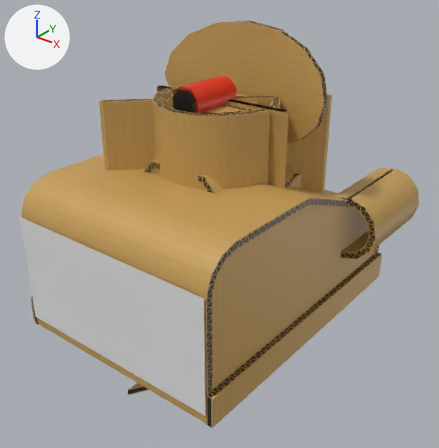
A saved change to the glTF model assets/models/all.glb.
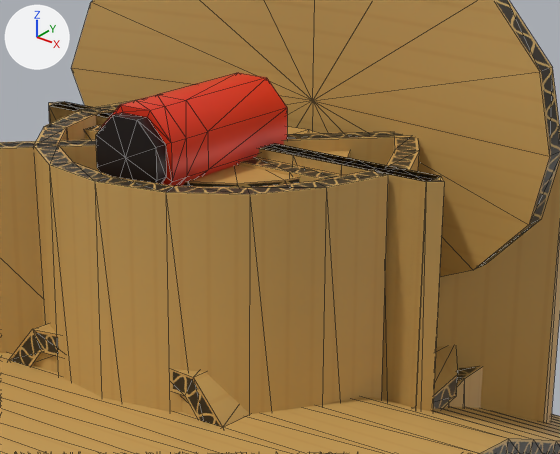
There are two pictures of each version: one whole from a 50 mm lens placed at (2.37, -2.94, 2.47), pointed at (-0.02, 0.05, 0.62), one close up on the part from 32% to 75% of the width and 11% to 45% of the height. The lights are fixed; the arrows at upper left show +X, +Y and +Z. The close-ups show mesh edges as thin lines. Vertices at the same position are counted once.

Objects in the first close-up: 'door_frame', 'grid-wall', 'grid-wall-cylinder', 'grid-wall-cylinder-stack', 'grid-wall-diag', 'robot-charge-attack', 'robot-radar-base', 'robot-radar-rotative', 'robot-turret-canon'.
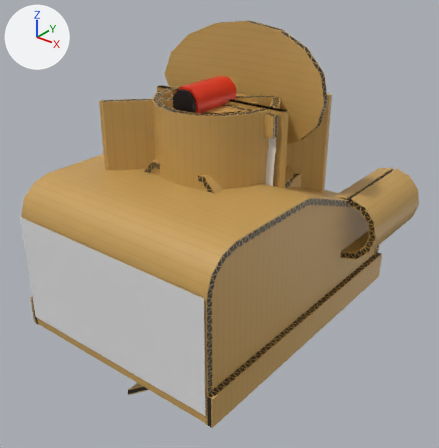
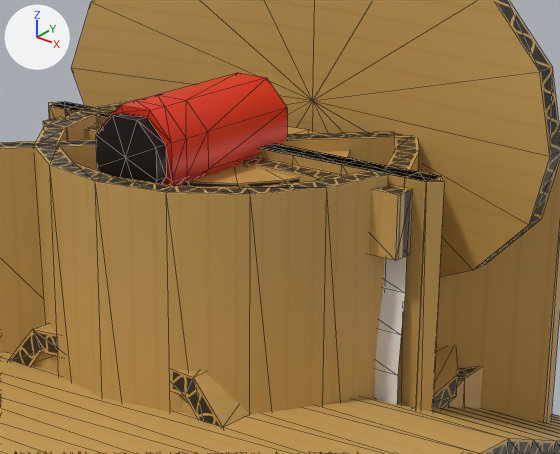
The change, as a list of edits to the scene's bpy script:
```text
Change me_plane_006:
    where me_plane_006.from_pydata(...)  # 72 vertices, 128 faces; spans x -0.5..0.5, y -0.08..0.03, z 0.0..1.52
    used by ob_door_frame; location = (0.0, 0.0, 0.0)
    me_plane_006 part 1
    13 vertices are removed from x -0.3..0.3, y -0.03..0.03, z 0.0..1.52
    47 faces are deleted
    6 vertices in x -0.3..0.18, y -0.03..0.03, z 1.3 move by (0.0, 0.0, 0.05)
    4 vertices in x 0.4, y -0.02..0.03, z 0.0..1.52 move by (0.05, 0.0, 0.0)
    4 vertices in x -0.4, y -0.03..0.02, z 0.0..1.52 move by (-0.05, 0.0, 0.0)
    4 vertices in x 0.35, y -0.07..-0.02, z 1.37..1.5 move by (0.12, 0.0, 0.0)
    4 vertices in x 0.21, y -0.07..-0.02, z 1.37..1.5 move by (0.07, 0.0, 0.0)
    4 vertices in x 0.07, y -0.07..-0.02, z 1.37..1.5 move by (0.02, 0.0, 0.0)
    13 vertices move from x -0.35..0.3, y -0.08..-0.02, z 1.37..1.52 to x -0.47..0.45, y -0.08..-0.02, z 1.35..1.5
    7 vertices are added at x -0.45..0.45, y -0.03..0.03, z 1.35..1.52
    6 new vertices lie (0.0, 0.0, -0.17) away from vertices in x -0.3..0.3, y -0.03..0.03, z 1.52
    47 new faces join them
    me_plane_006 part 2: 81 kept faces spanning x -0.5..0.5, y -0.08..0.03, z 0.0..1.52 get new texture (UV) coordinates
Change me_plane_007:
    where me_plane_007.from_pydata(...)  # 90 vertices, 136 faces; spans x -0.35..0.35, y -0.061..-0.022, z 0.022..1.462
    used by ob_wire_door; location = (0.0, 0.0, 0.0)
    me_plane_007 part 3: the whole mesh is multiplied about its middle by the matrix ((1.345, 0.0, 0.0), (0.0, 1.0, 0.0), (0.0, 0.0, 1.0))
```

Pixel boxes (x1, y1, x2, y2) of what changed, in the close-ups (560 x 454 px; the box of a moved part takes in the faces that stretch with it):
'door_frame', reshaped: before (49, 103, 440, 408); after (44, 103, 440, 408)
'wire-door', reshaped (not visible before): after (375, 217, 409, 405)
part 1 of me_plane_006, moved or reshaped: before (98, 112, 396, 175); after (66, 106, 418, 185)
part 2 of me_plane_006, surface changed: before (49, 104, 437, 406); after (44, 104, 437, 408)
